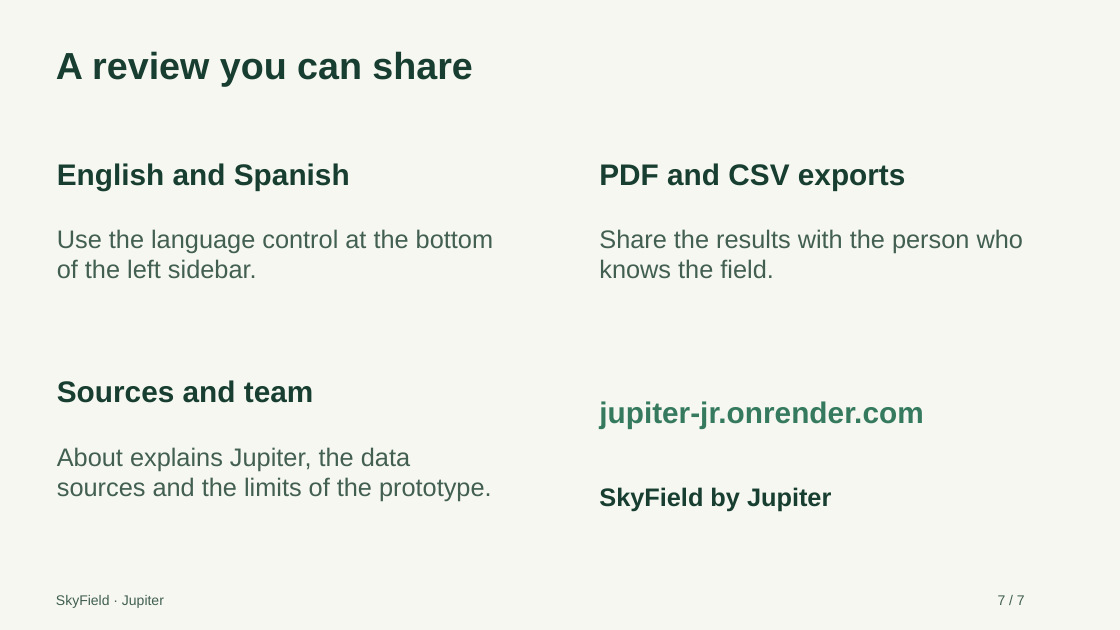
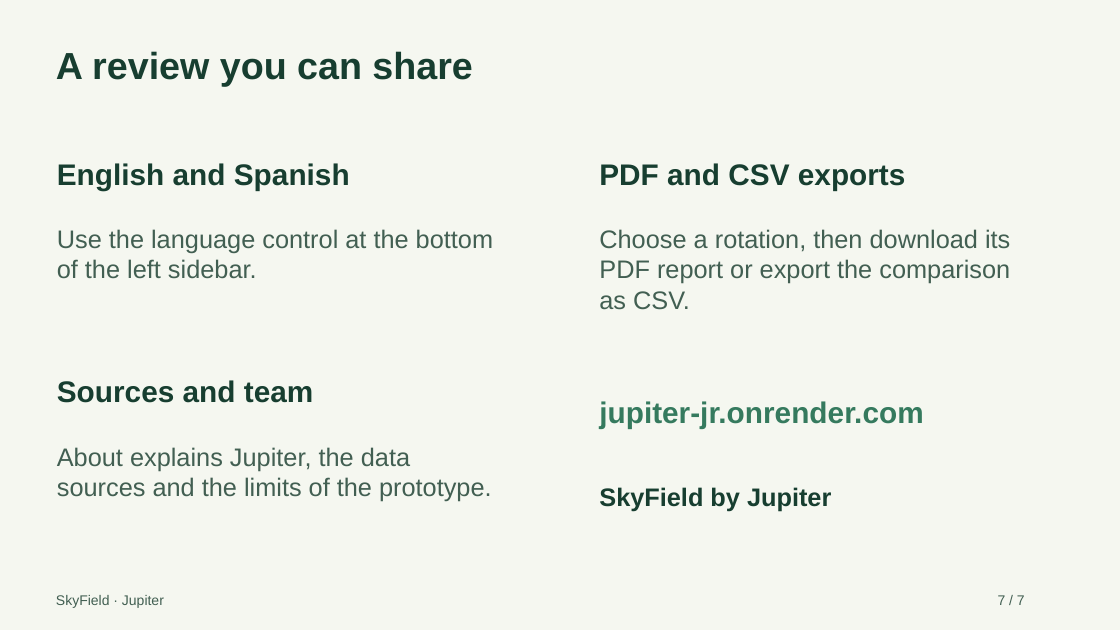
Before and after one commit to Jamoncito/SkyField, a slide deck: slide 7 of deliverables/Guia-presentacion-SkyField-EN.pptx. Drawn at 1120x630 pixels with LibreOffice and Linux fonts; fonts in the diff are those of the drawing. Boxes give left, top, right and bottom in pixels: in the first picture for what was removed or moved away, otherwise in the second. Text is boxed around its words. In the diff, an @@ line names an element or a change of style, - is before the commit and + after.

```diff
--- a/deliverables/Guia-presentacion-SkyField-EN.pptx
+++ b/deliverables/Guia-presentacion-SkyField-EN.pptx
@@ text at (599, 229, 1010, 310): text changed @@
-Share the results with the person who knows the field.
+Choose a rotation, then download its PDF report or export the comparison as CSV.
```
Also in this commit, not shown: 3 other slides changed, 3 other files.
